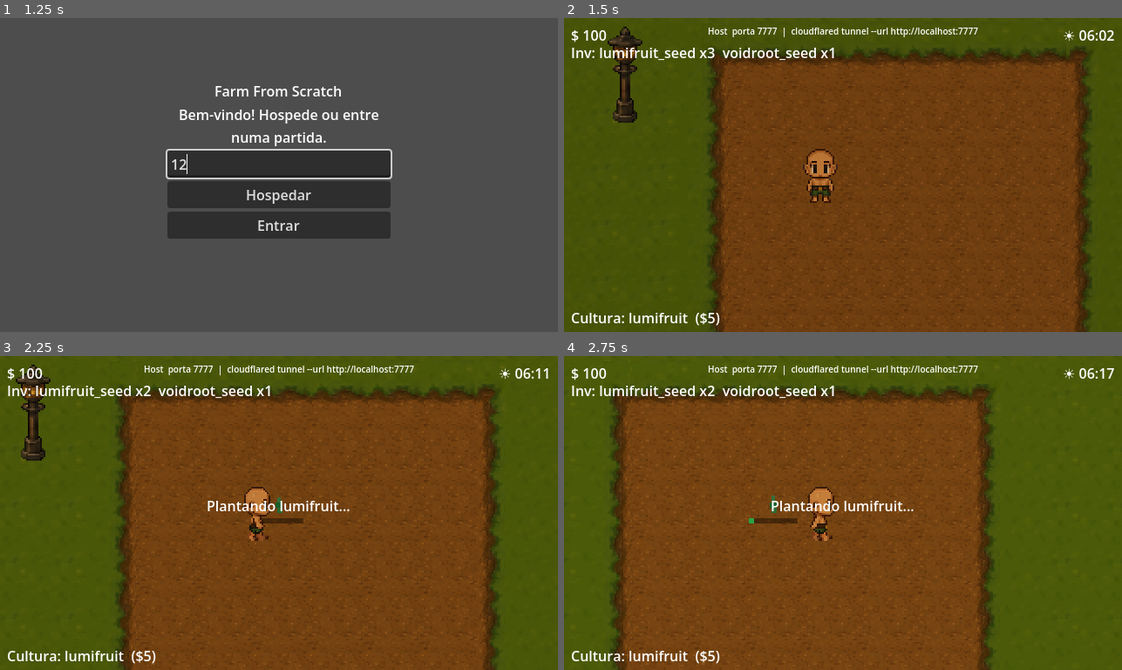
Above: before the commit, frames 1-4 (two rows, left to right).
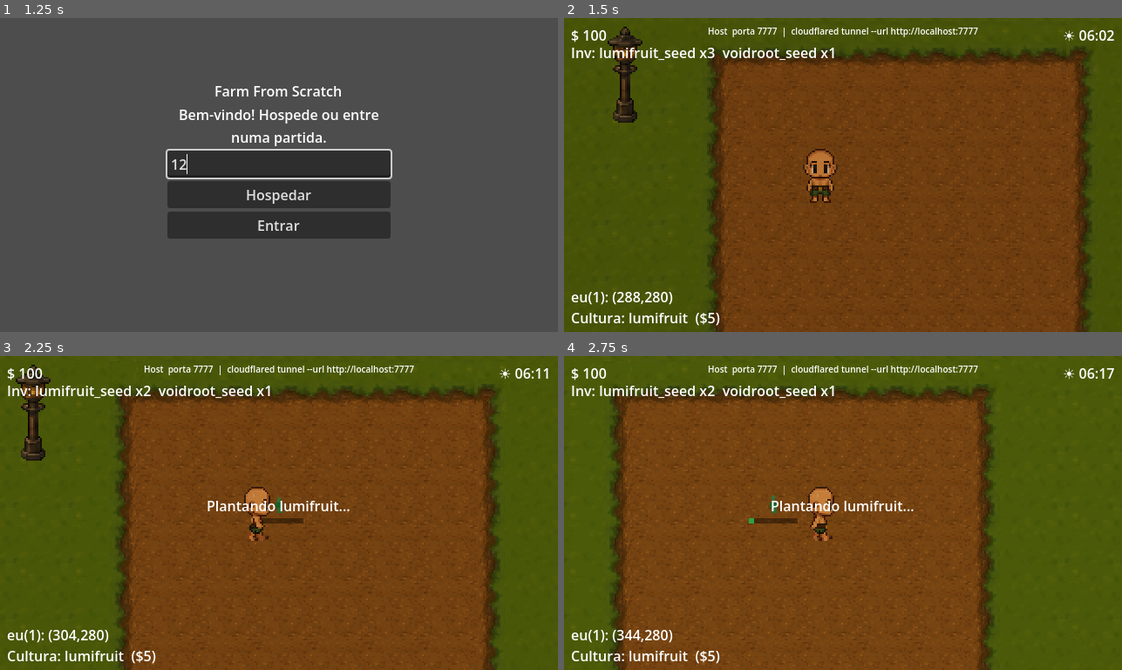
Above: after the commit, the same moments.

Repository: BrunoKagami/farm-from-scratch
Game: Godot game, scene res://scenes/Lobby.tscn
The game is run twice, just before and just after one commit, with the same random seed, the same clock (stepped at 60 frames per second) and the same inputs.
Inputs (mouse positions are in pixels of both pictures, inside the frame that each line leads up to):
- Up to frame 1 (1.25 s): click (279, 165) at 0.52 s; type "12" at 0.6 s
- Up to frame 2 (1.5 s): click "Hospedar" at 1.25 s
- Up to frame 3 (2.25 s): tap Enter at 2 s; move the mouse to (401, 497) at 2.02 s; hold Right (ui_right) from 2.03 s (still down); hold E (interact) from 2.03 s (still down); click (401, 497) at 2.17 s
- Up to frame 4 (2.75 s): keep holding Right (ui_right); keep holding E (interact)

Frame 1 is identical in both runs. In frame 2, 0.3% of the frame differs, in the area x 1-20%, y 87-92%; in frame 3, 0.3%; in frame 4, 0.3%.

Commit message:
fix: stop player bodies from colliding with each other
PlayerRemote was purely visual before this session's authority
rewrite, so players never physically blocked each other. The new
server-side authoritative CharacterBody2D per remote peer (and the
local $Player) defaulted to the same collision layer/mask as the
world geometry, so on the server they collided with one another too
— something no client ever predicted locally. That divergence is
exactly why each client disagreed about everyone's position, and why
players spawning on top of each other got shoved apart. Players now
live on their own collision layer (2) that only collides with world
geometry (layer 1), never with another player.

Also adds a temporary on-screen debug label showing local + remote
player coordinates to make future position issues easier to diagnose.

Co-Authored-By: Claude Sonnet 4.6 <noreply@anthropic.com>

Diff:
--- a/scripts/HUD.gd
+++ b/scripts/HUD.gd
@@ -7,6 +7,10 @@
 @onready var msg_label: Label    = $MsgLabel
 @onready var tunnel_label: Label = $TunnelLabel
 
+# Debug temporário: mostra X,Y do jogador local e de cada jogador remoto,
+# pra diagnosticar divergência de posição entre clientes.
+var debug_pos_label: Label
+
 func _ready() -> void:
 	GameManager.money_changed.connect(_on_money_changed)
 	_on_money_changed(GameManager.money)
@@ -15,6 +19,19 @@
 	tunnel_label.visible = multiplayer.is_server()
 	if multiplayer.is_server():
 		tunnel_label.text = "Host  porta 7777  |  cloudflared tunnel --url http://localhost:7777"
+
+	debug_pos_label = Label.new()
+	debug_pos_label.name = "DebugPosLabel"
+	debug_pos_label.anchor_top = 1.0
+	debug_pos_label.anchor_bottom = 1.0
+	debug_pos_label.offset_left = 8
+	debug_pos_label.offset_top = -52
+	debug_pos_label.offset_right = 400
+	debug_pos_label.offset_bottom = -28
+	add_child(debug_pos_label)
+
+func update_debug_positions(text: String) -> void:
+	debug_pos_label.text = text
 
 func _on_money_changed(amount: int) -> void:
 	money_label.text = "$ %d" % amount
--- a/scripts/Player.gd
+++ b/scripts/Player.gd
@@ -12,7 +12,13 @@
 @onready var _anim: AnimatedSprite2D = $AnimatedSprite2D
 
 func _ready() -> void:
-	pass
+	# Jogadores nunca colidiam entre si antes (PlayerRemote era só visual,
+	# sem física). Os corpos autoritativos no servidor agora são CharacterBody2D
+	# reais, então têm que ficar numa camada separada da dos outros jogadores,
+	# senão colidem entre si e a simulação do servidor diverge da previsão do
+	# cliente (que nunca trata outro jogador como obstáculo).
+	collision_layer = 2
+	collision_mask = 1
 
 func _physics_process(_delta: float) -> void:
 	var direction := Vector2(
--- a/scripts/WorldGrid.gd
+++ b/scripts/WorldGrid.gd
@@ -83,6 +83,9 @@
 	var body := CharacterBody2D.new()
 	body.name = "ServerBody_%d" % peer_id
 	body.position = GameData.PLAYER_SPAWN
+	# Mesma camada do $Player local: colide com o mundo, nunca com outro jogador.
+	body.collision_layer = 2
+	body.collision_mask = 1
 	var shape := CollisionShape2D.new()
 	shape.position = Vector2(-13, 0)
 	var rect := RectangleShape2D.new()
@@ -137,6 +140,23 @@
 			if td["state"] == 1:
 				td["timer"] = min(td["timer"] + delta, td["duration"] - 0.01)
 				_sync_tile_visual(pos)
+	_update_debug_positions()
+
+# Debug temporário para diagnosticar divergência de posição entre clientes.
+func _update_debug_positions() -> void:
+	var hud := get_node_or_null("HUD")
+	if hud == null or not hud.has_method("update_debug_positions"):
+		return
+	var lines: Array[String] = []
+	var local_player := get_node_or_null("Player")
+	if local_player:
+		lines.append("eu(%d): %s" % [multiplayer.get_unique_id(), _fmt(local_player.global_position)])
+	for peer_id in remote_players.keys():
+		lines.append("p%d: %s" % [peer_id, _fmt(remote_players[peer_id].position)])
+	hud.update_debug_positions(" | ".join(lines))
+
+func _fmt(v: Vector2) -> String:
+	return "(%d,%d)" % [v.x, v.y]
 
 # --- Movimentação server-authoritative ---
 # Cliente nunca declara sua própria posição final: ou ele É o servidor (e
